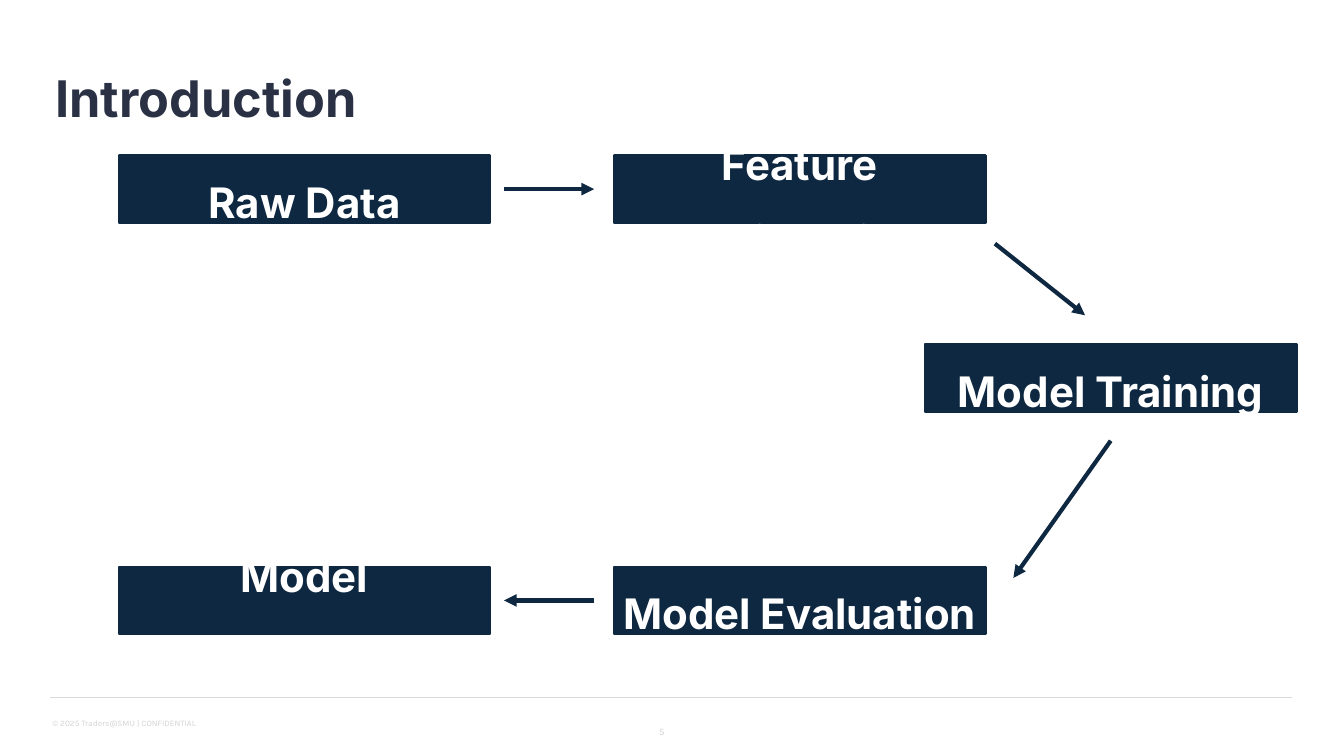
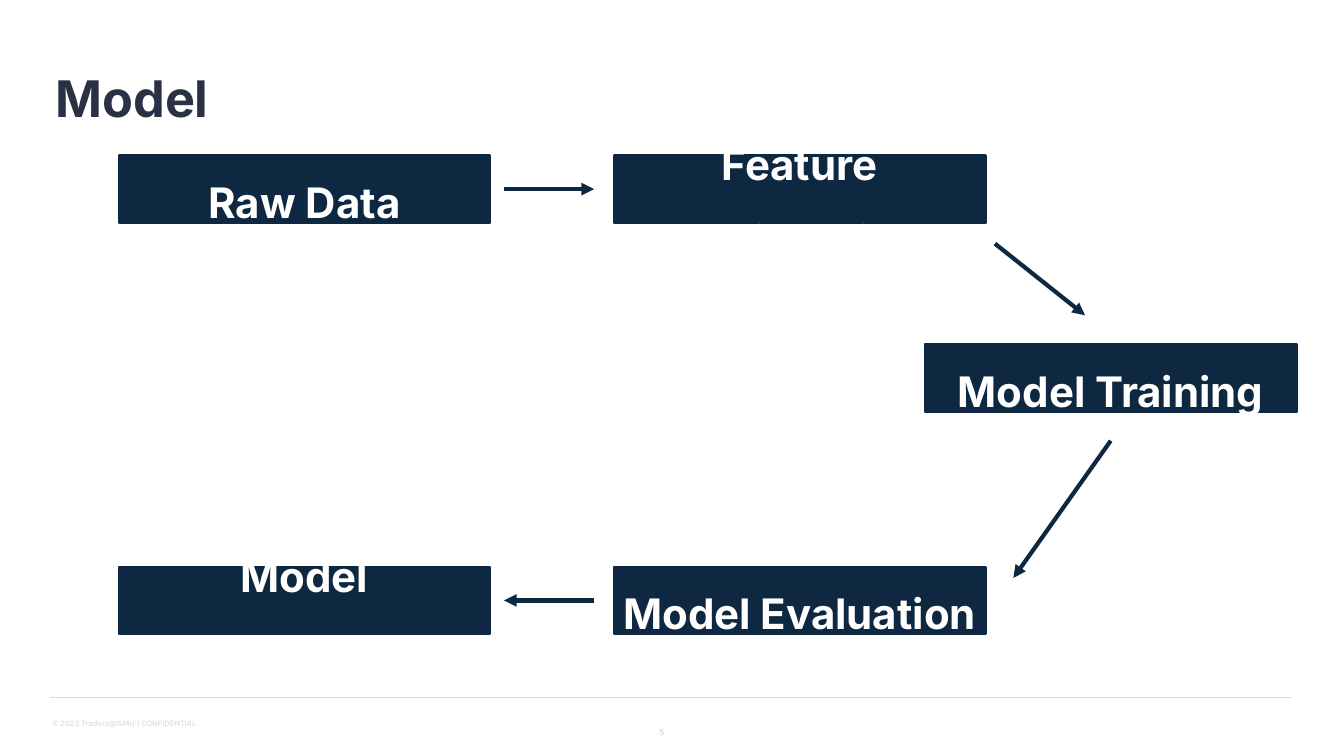
Before and after one commit to Traders-SMU/traders-smu-final-project-submission-aryanbonigala, a slide deck: slide 5 of Traders Final Project - Finished.pptx. Drawn at 1344x756 pixels with LibreOffice and Linux fonts; fonts in the diff are those of the drawing; background and template pictures are left out. Boxes give left, top, right and bottom in pixels: in the first picture for what was removed or moved away, otherwise in the second. Text is boxed around its words. In the diff, an @@ line names an element or a change of style, - is before the commit and + after.

```diff
--- a/Traders Final Project - Finished.pptx
+++ b/Traders Final Project - Finished.pptx
@@ title at box(55, 80, 208, 118): text changed @@
-Introduction
+Model
```
